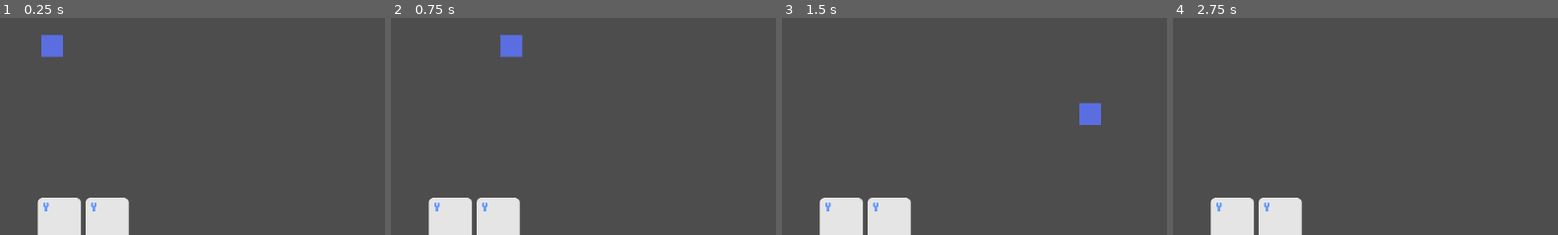
Above: before the commit, frames 1-4 (left to right).
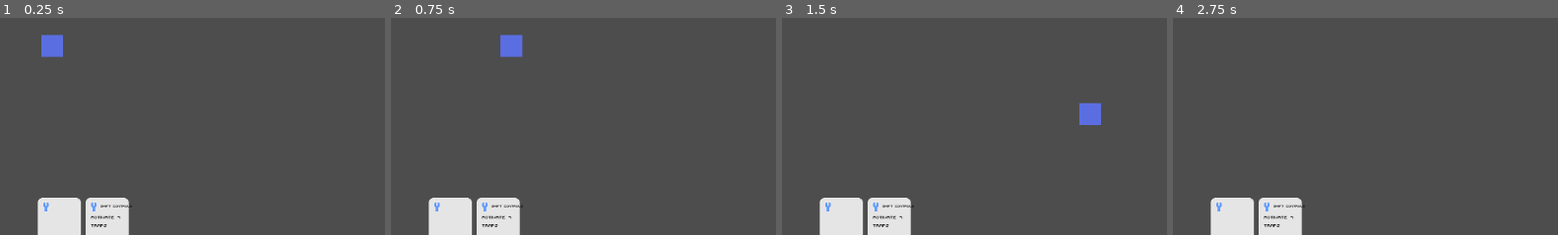
Above: after the commit, the same moments.

Repository: GoldenAppler-eng/Psyches-Dungeon
Game: Godot game, scene res://scenes/test_world.tscn
Two runs of this game, one before a commit and one after it. Both use one fixed random seed, a clock stepped at 60 frames per second and the inputs below. This scene is started directly instead of the project's main scene.
Inputs (mouse positions are % of the whole screen's width and height, from its top left):
- Up to frame 1 (0.25 s): no input
- Up to frame 2 (0.75 s): tap Enter at 0.5 s; move the mouse to (74, 46) at 0.52 s; hold W (move_right) from 0.53 s (still down); tap Space (attack) at 0.6 s; click (74, 46) at 0.67 s
- Up to frame 3 (1.5 s): move the mouse to (31, 56) at 1.27 s; release W (move_right) at 1.28 s; hold D (move_down) from 1.28 s (still down); tap E (open_chest) at 1.35 s
- Up to frame 4 (2.75 s): move the mouse to (61, 28) at 2.02 s; release D (move_down) at 2.03 s; hold W (move_right) from 2.03 s (still down); tap Space (attack) at 2.1 s
The pictures show only the part of the screen within x 23-73%, y 16-66%; the shares and areas given below are measured in that part.

The runs differ from the first frame. In frame 1, 0.2% of the frame differs, in the area x 23-35%, y 85-97%; in frame 2, 0.2%; in frame 3, 0.2%; in frame 4, 0.2%.

Commit message:
Added fonts and card texts

Diff:
--- /dev/null
+++ b/fonts/effect_label_settings.tres
@@ -0,0 +1,8 @@
+[gd_resource type="LabelSettings" load_steps=2 format=3 uid="uid://c16ltvcfw0j2i"]
+
+[ext_resource type="FontFile" uid="uid://d2vpbv3wwvrt6" path="res://fonts/PIXY.ttf" id="1_ngfug"]
+
+[resource]
+font = ExtResource("1_ngfug")
+font_size = 6
+font_color = Color(0, 0, 0, 1)
--- /dev/null
+++ b/fonts/task_label_settings.tres
@@ -0,0 +1,8 @@
+[gd_resource type="LabelSettings" load_steps=2 format=3 uid="uid://b4bpldjpxvp3g"]
+
+[ext_resource type="FontFile" uid="uid://d2vpbv3wwvrt6" path="res://fonts/PIXY.ttf" id="1_onn4x"]
+
+[resource]
+font = ExtResource("1_onn4x")
+font_size = 8
+font_color = Color(0, 0, 0, 1)
--- a/prefabs/cards/card.tscn
+++ b/prefabs/cards/card.tscn
@@ -1,8 +1,10 @@
-[gd_scene load_steps=9 format=3 uid="uid://bd48cv83wcg06"]
+[gd_scene load_steps=11 format=3 uid="uid://bd48cv83wcg06"]
 
 [ext_resource type="Script" path="res://scripts/placeable/card.gd" id="1_c2vn4"]
 [ext_resource type="Texture2D" uid="uid://jjsc0yolhkaj" path="res://sprites/tmp-card-64x96.png" id="1_q5kvt"]
 [ext_resource type="Texture2D" uid="uid://cu8hjskyai2mc" path="res://sprites/tmp-effect-icons.png" id="2_g5m25"]
+[ext_resource type="LabelSettings" uid="uid://b4bpldjpxvp3g" path="res://fonts/task_label_settings.tres" id="4_g14va"]
+[ext_resource type="LabelSettings" uid="uid://c16ltvcfw0j2i" path="res://fonts/effect_label_settings.tres" id="5_sdqcw"]
 
 [sub_resource type="SpriteFrames" id="SpriteFrames_sikdj"]
 animations = [{
@@ -60,3 +62,20 @@
 position = Vector2(-20, -35)
 sprite_frames = SubResource("SpriteFrames_go5d2")
 frame = 3
+
+[node name="task_text_label" type="Label" parent="."]
+unique_name_in_owner = true
+offset_left = -24.0
+offset_top = -24.0
+offset_right = 26.0
+offset_bottom = 40.0
+label_settings = ExtResource("4_g14va")
+autowrap_mode = 2
+
+[node name="effect_text_label" type="Label" parent="."]
+unique_name_in_owner = true
+offset_left = -10.0
+offset_top = -40.0
+offset_right = 28.0
+offset_bottom = -24.0
+label_settings = ExtResource("5_sdqcw")
--- a/scripts/components/invert_controls_component.gd
+++ b/scripts/components/invert_controls_component.gd
@@ -16,9 +16,10 @@
 
 func _ready() -> void:
 	GlobalCardTimer.timeout.connect(_on_destroy_timer_timeout)
+
 	_store_original_controls()
+	_invert_controls()
 
-	_invert_controls()
 
 func _store_original_controls() -> void:
 	for action in input_map_actions:
--- a/scripts/handlers/card_handler.gd
+++ b/scripts/handlers/card_handler.gd
@@ -25,7 +25,9 @@
 	var task_values : Array[int] = _generate_new_task()
 	var card_effect : WildEffect = _generate_new_effect()
 
-	current.task_text = "bruh"
+	var task_text : String = task_handler.get_current_task_description()
+
+	current.task_text = task_text
 
 	current.effect_type = card_effect.effect_type
 	current.effect_text = card_effect.effect_name
--- a/scripts/handlers/task_handler.gd
+++ b/scripts/handlers/task_handler.gd
@@ -9,10 +9,10 @@
 var task_completion_amount : int = 5
 
 var direction_dict : Dictionary = {
-	0 : "upwards",
-	1 : "downwards",
-	2 : "right",
-	4 : "left"
+	Global.DIRECTION.NORTH : "upwards",
+	Global.DIRECTION.SOUTH : "downwards",
+	Global.DIRECTION.EAST : "right",
+	Global.DIRECTION.WEST : "left"
 }
 
 var task_completion_direction : int = 0
@@ -57,6 +57,9 @@
 	current_task_type = type
 	task_completion_amount = amt
 
+	if type == Global.TASK_TYPE.TRAVEL:
+		task_completion_direction = randi_range(0, 3) + Global.DIRECTION.NORTH
+
 func reset_counter() -> void :
 	task_completion_counter = 0
 
@@ -92,3 +95,24 @@
 func signal_task_completed() -> void:
 	reset_counter()
 	GlobalSignalBus.task_completed.emit(current_task_type)
+
+func get_current_task_description() -> String:
+	var task_desc : String = ""
+
+	match current_task_type:
+		Global.TASK_TYPE.DEFEAT:
+			task_desc = "Defeat " + str(task_completion_amount) + " enemies"
+		Global.TASK_TYPE.DEFEAT_GOLD:
+			task_desc = "Defeat " + str(task_completion_amount) + " golden enemies"
+		Global.TASK_TYPE.COLLECT:
+			task_desc = "Collect " + str(task_completion_amount) + " coins"
+		Global.TASK_TYPE.OPEN:
+			task_desc = "Open " + str(task_completion_amount) + " chests"
+		Global.TASK_TYPE.ACTIVATE:
+			task_desc = "Activate " + str(task_completion_amount) + " traps"
+		Global.TASK_TYPE.DIE:
+			task_desc = "Die"
+		Global.TASK_TYPE.TRAVEL:
+			task_desc = "Go " + direction_dict[task_completion_direction] + " into another room " + str(task_completion_amount) + " times in a row"
+
+	return task_desc
--- a/scripts/placeable/card.gd
+++ b/scripts/placeable/card.gd
@@ -1,13 +1,20 @@
 class_name Card
 extends Node2D
 
-var task_text : String
-var effect_text : String
+var task_text : String = ""
+var effect_text : String = ""
 @export var effect_type : int = 4
 @export var face_down : bool
 
 @onready var base : AnimatedSprite2D = $%base
 @onready var effect_icon : AnimatedSprite2D = $%effect_icon
 
+@onready var task_text_label : Label = $%task_text_label
+@onready var effect_text_label : Label = $%effect_text_label
+
+
 func _process(delta : float) -> void:
 	effect_icon.frame = effect_type
+
+	task_text_label.text = task_text
+	effect_text_label.text = effect_text
Binary file added: fonts/PIXY.ttf
Not shown, added: fonts/PIXY.ttf.import
